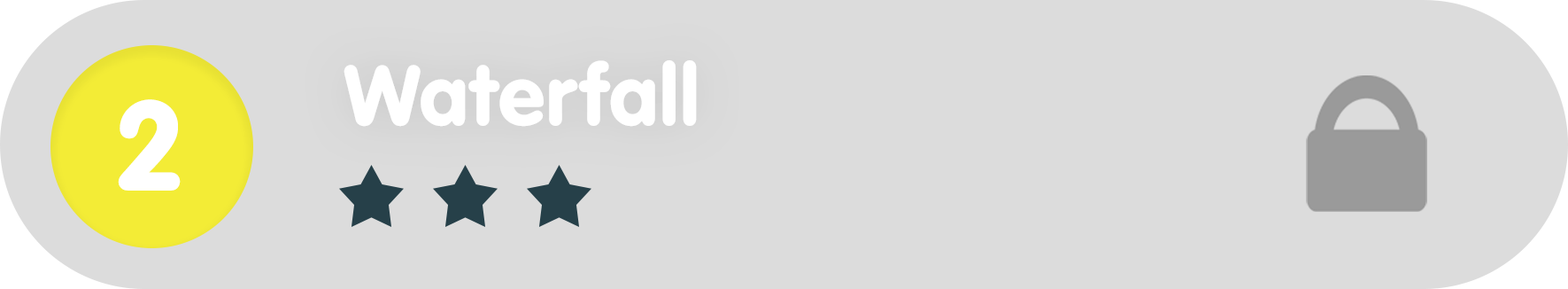
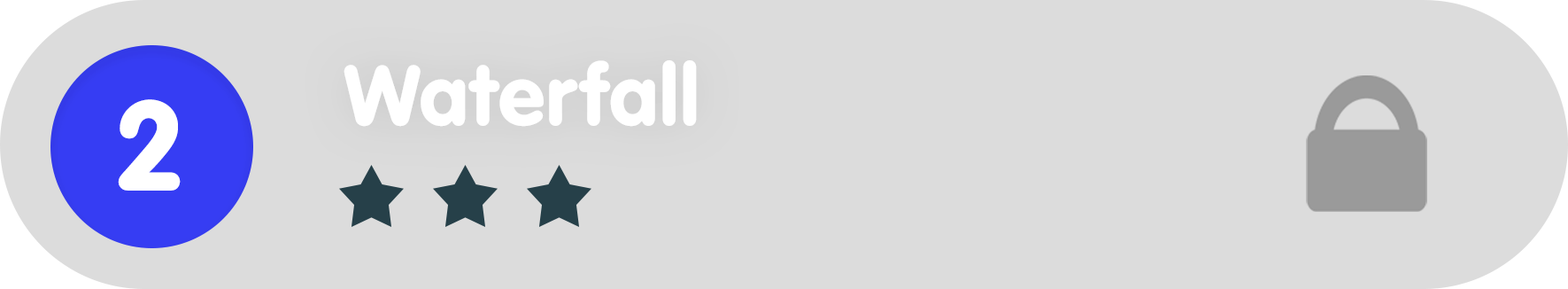
Comparing the layer stacks of the two 1568 × 289 images. Changes:
painted on "Ellipse_green" over bbox(50, 45, 254, 248)
